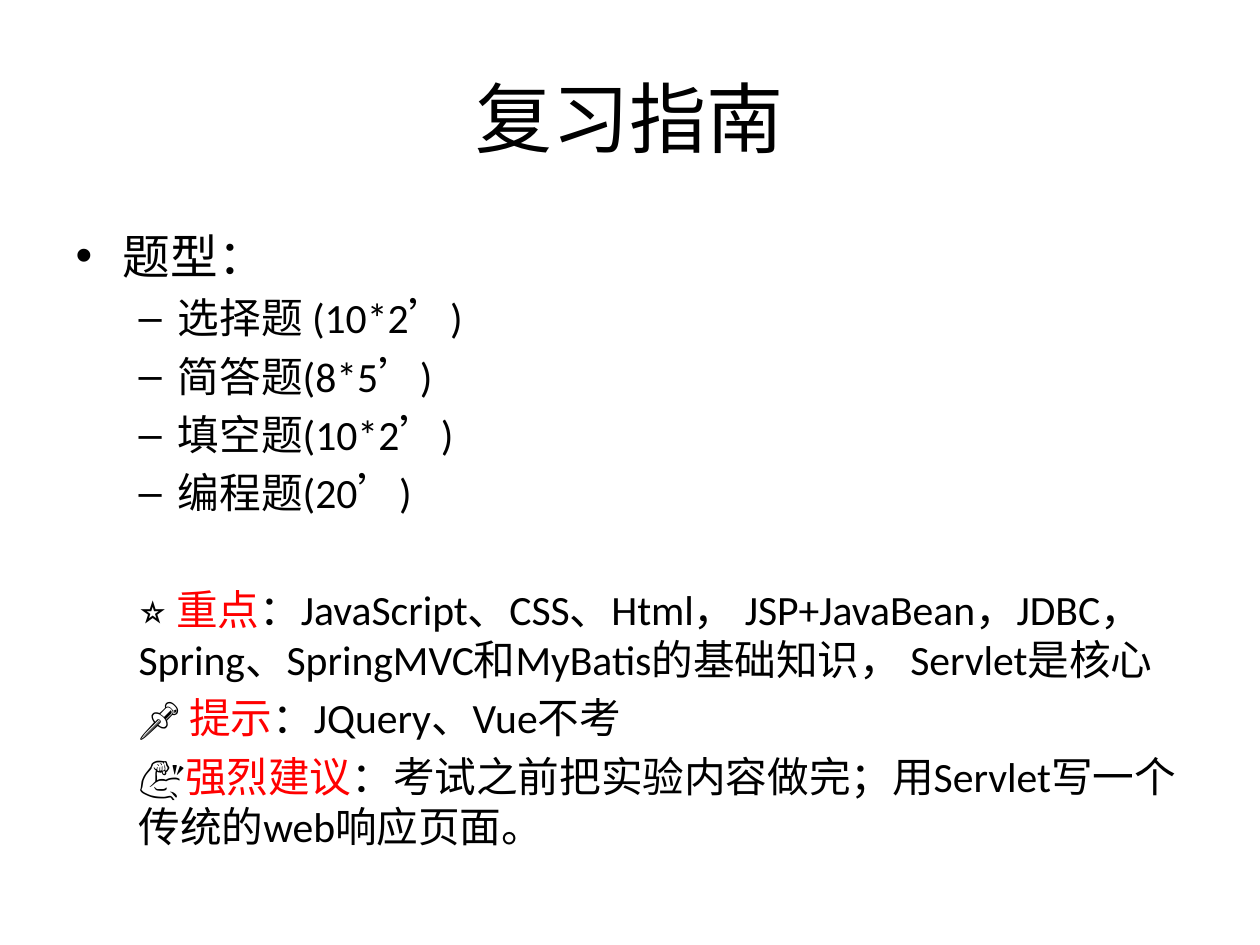
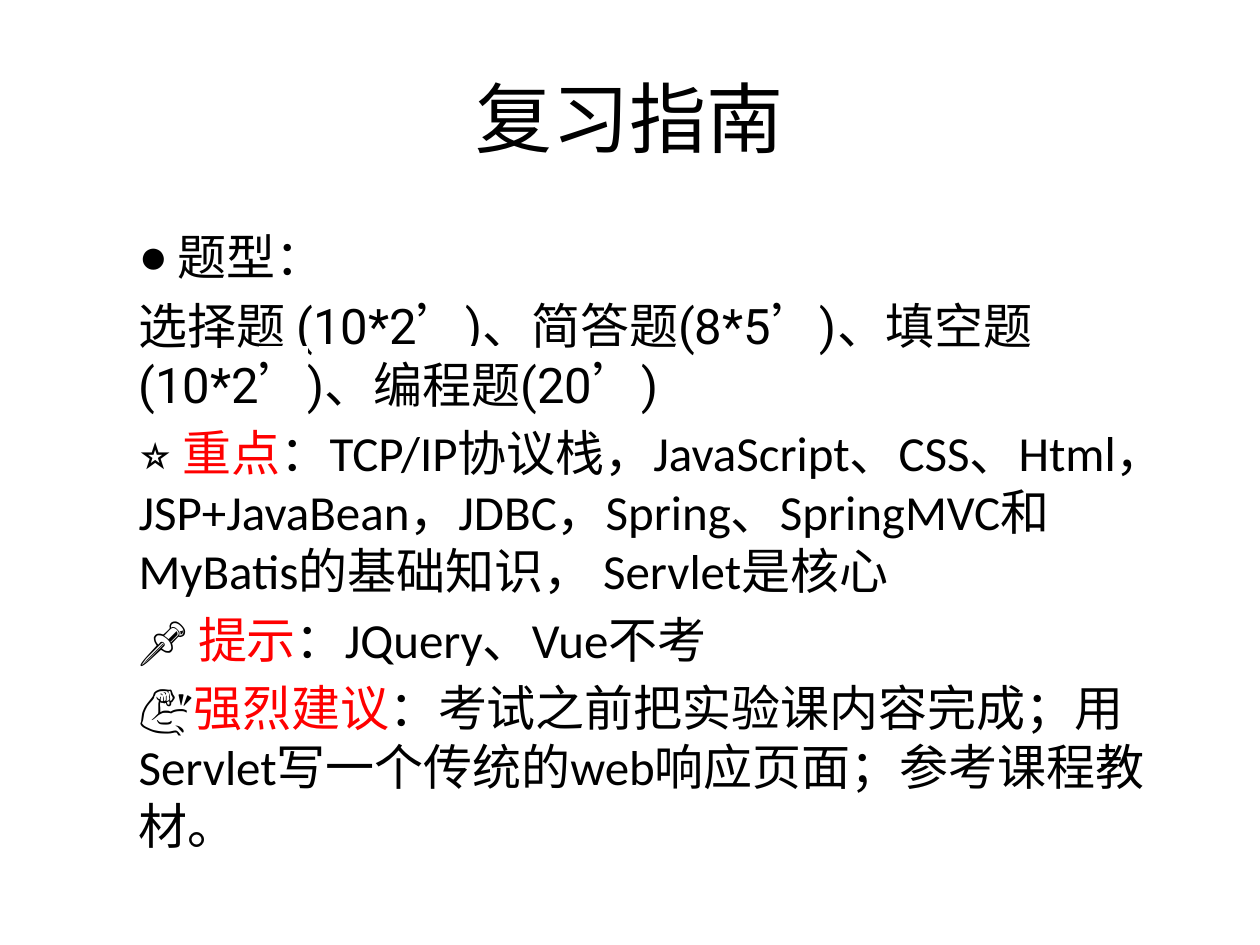
Before and after one commit to chenxofhit/ModernWebFullStack, a slide deck: slide 13 of 课件/part3.JSP:Servlet:SSM/第16章 课程总结.pptx. Drawn at 1260x945 pixels with LibreOffice and Linux fonts; fonts in the diff are those of the drawing. Boxes give left, top, right and bottom in pixels: in the first picture for what was removed or moved away, otherwise in the second. Text is boxed around its words. In the diff, an @@ line names an element or a change of style, - is before the commit and + after.

Commit message:
更新课程总结

```diff
--- a/课件/part3.JSP:Servlet:SSM/第16章 课程总结.pptx
+++ b/课件/part3.JSP:Servlet:SSM/第16章 课程总结.pptx
@@ text at <box>178,234,706,666</box>: size 27.2 to 28 pt, font Calibri to Roboto, highlight none to #FFFFFF in "题型："; size 23.8 to 28 pt in "📌 提示：JQuery、Vue不考"; bullet • to ●; list level 1 to 2 in "题型：" @@
@@ text at <box>139,302,1165,593</box>: text changed; size 23.8 to 28 pt @@
-  – 选择题 (10*2’)
-  – 简答题(8*5’)
-  – 填空题(10*2’)
-  – 编程题(20’)
-  ⭐️ 重点：JavaScript、CSS、Html， JSP+JavaBean，JDBC，Spring、SpringMVC和MyBatis的基础知识， Servlet是核心
+  选择题 (10*2’)、简答题(8*5’)、填空题(10*2’)、编程题(20’)
+  ⭐️ 重点：TCP/IP协议栈，JavaScript、CSS、Html， JSP+JavaBean，JDBC，Spring、SpringMVC和MyBatis的基础知识， Servlet是核心
@@ text at <box>139,688,1145,848</box>: text changed; size 23.8 to 28 pt @@
-  💪强烈建议：考试之前把实验内容做完；用Servlet写一个传统的web响应页面。
+  💪强烈建议：考试之前把实验课内容完成；用Servlet写一个传统的web响应页面；参考课程教材。
```
